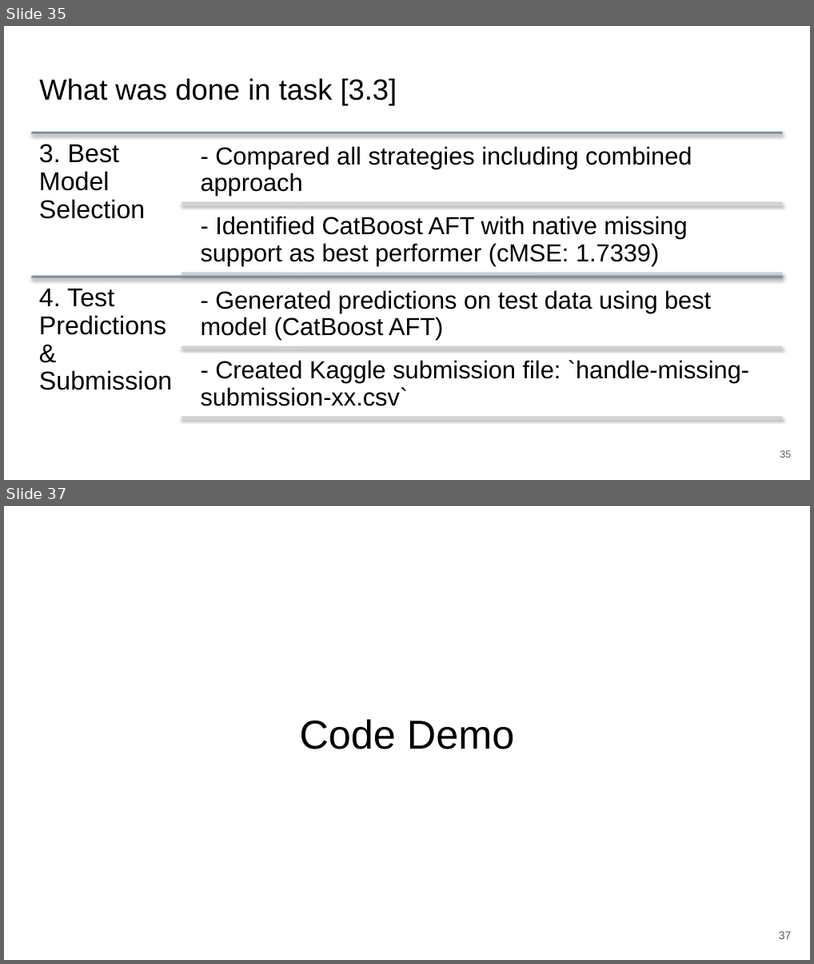
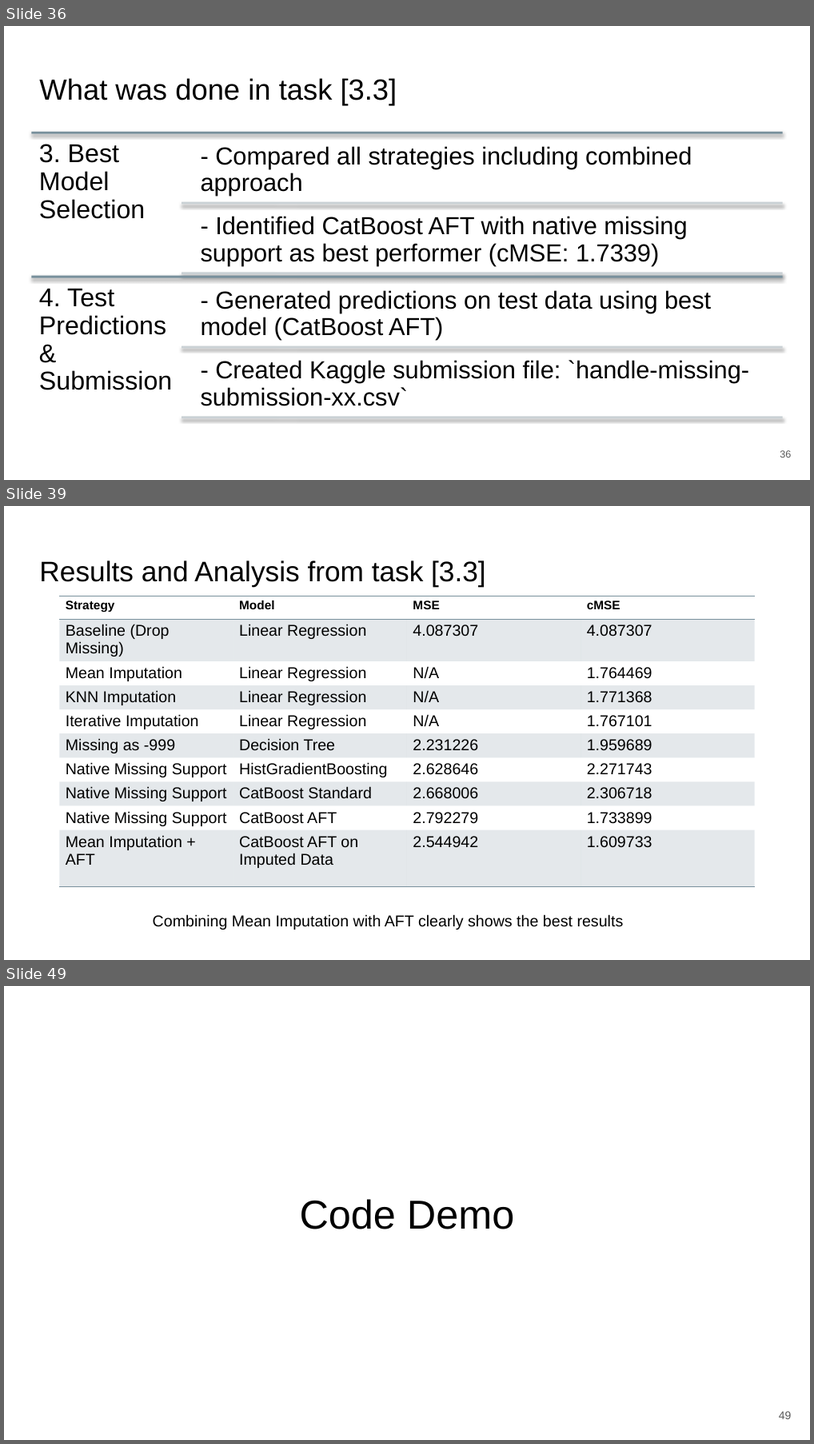
Before and after one commit to zepedrocosta/AA-Projeto2, a slide deck: Slides.pptx. Shown one above the other, each under a label of ours: slides 35 and 37 before the commit, slides 36, 39 and 49 after it; the slides between them are not shown. The pictures are 814x964 and 814x1444 pixels, drawn with LibreOffice and Linux fonts; fonts in the diff are those of the drawing. Boxes give left, top, right and bottom in pixels: in the first picture for what was removed or moved away, otherwise in the second. Text is boxed around its words. In the diff, an @@ line names an element or a change of style, - is before the commit and + after.

```diff
--- a/Slides.pptx
+++ b/Slides.pptx
@@ slide 39 added at box(4, 506, 810, 960), background #FFFFFF @@
@@ title added at box(39, 560, 486, 586), 25.2 pt, text #000000 @@
+Results and Analysis from task [3.3]
@@ table added at box(60, 596, 756, 895), 10 rows, 4 columns @@
+Strategy | Model | MSE | cMSE
+Baseline (Drop Missing) | Linear Regression | 4.087307 | 4.087307
+Mean Imputation | Linear Regression | N/A | 1.764469
+KNN Imputation | Linear Regression | N/A | 1.771368
+Iterative Imputation | Linear Regression | N/A | 1.767101
+Missing as -999 | Decision Tree | 2.231226 | 1.959689
+Native Missing Support | HistGradientBoosting | 2.628646 | 2.271743
+Native Missing Support | CatBoost Standard | 2.668006 | 2.306718
+Native Missing Support | CatBoost AFT | 2.792279 | 1.733899
+Mean Imputation + AFT | CatBoost AFT on Imputed Data | 2.544942 | 1.609733
@@ text added at box(153, 914, 624, 929), 14 pt, text #000000 @@
+Combining Mean Imputation with AFT clearly shows the best results
@@ what was slide 35 is now slide 36 @@
@@ what was slide 37 is now slide 49 @@
@@ page number at box(779, 1411, 792, 1419): text changed @@
-37
+49
```
Also in this commit, not shown: 6 slides changed, 11 other slides added, 3 other files.
